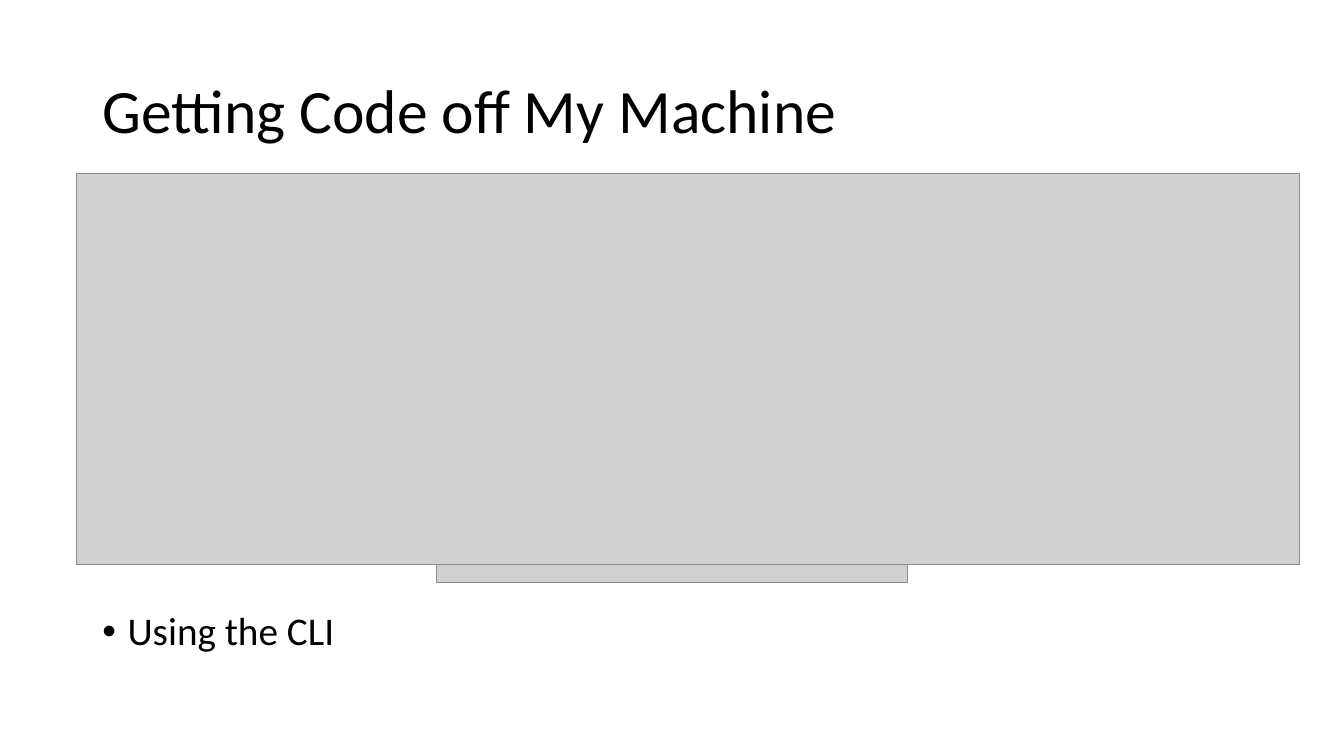
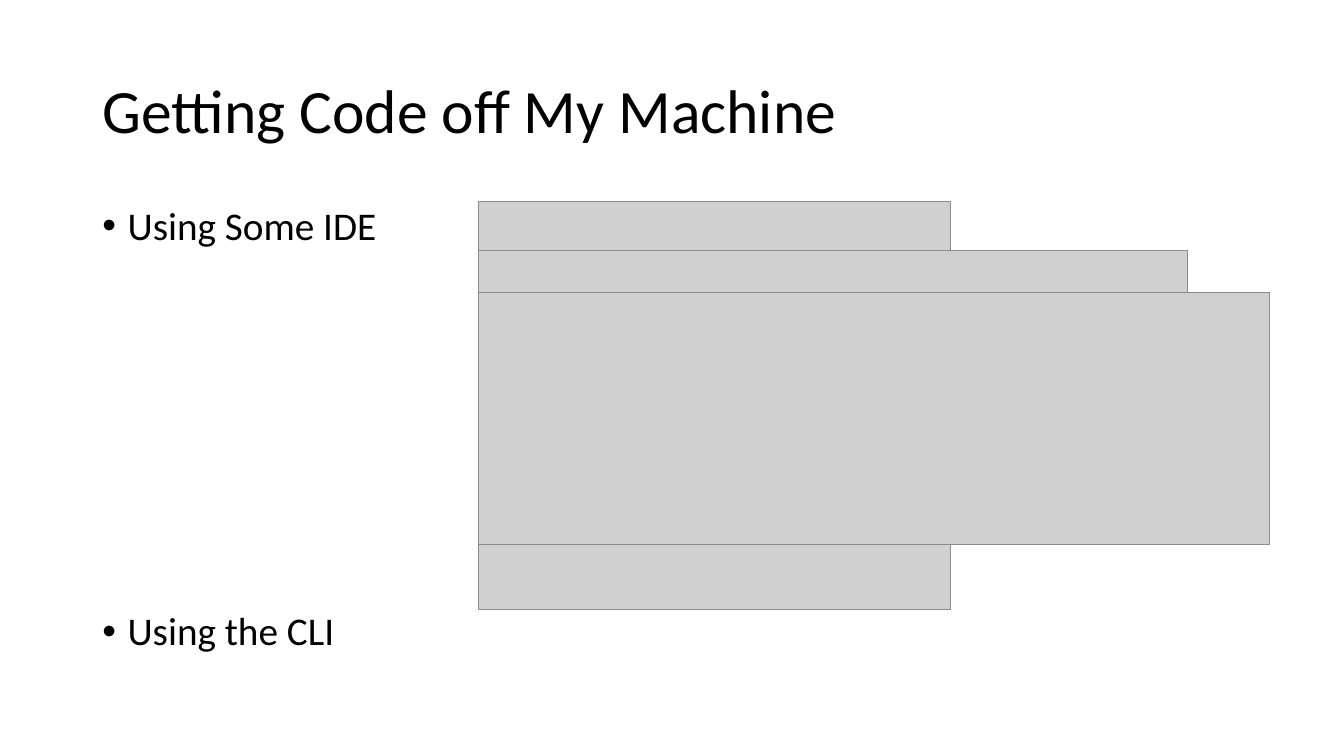
Before and after one commit to isaacrlevin/levin-talks, a slide deck: slide 13 of ASP.NETCoreDeployment/Ship It Good.pptx. Drawn at 1344x756 pixels with LibreOffice and Linux fonts; fonts in the diff are those of the drawing; grey boxes stand for pictures. Boxes give left, top, right and bottom in pixels: in the first picture for what was removed or moved away, otherwise in the second. Text is boxed around its words. In the diff, an @@ line names an element or a change of style, - is before the commit and + after.

```diff
--- a/ASP.NETCoreDeployment/Ship It Good.pptx
+++ b/ASP.NETCoreDeployment/Ship It Good.pptx
@@ picture: place and size @@
-picture at bbox=[437, 173, 908, 582]
+picture at bbox=[479, 202, 951, 610]
@@ text added at bbox=[128, 213, 376, 247], 28 pt, text #000000 @@
+• Using Some IDE
@@ picture added at bbox=[479, 250, 1188, 544] @@
@@ picture: place and size @@
-picture at bbox=[77, 173, 1300, 565]
+picture at bbox=[479, 292, 1270, 545]
```
Also in this commit, not shown: 6 other slides changed.
